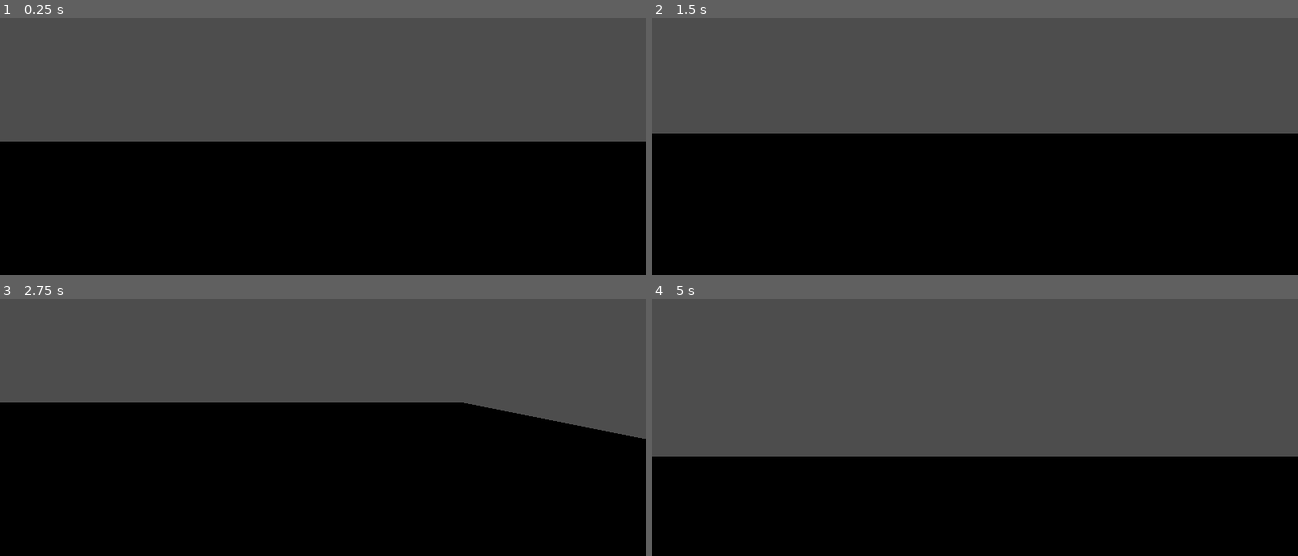
Above: before the commit, frames 1-4 (two rows, left to right).
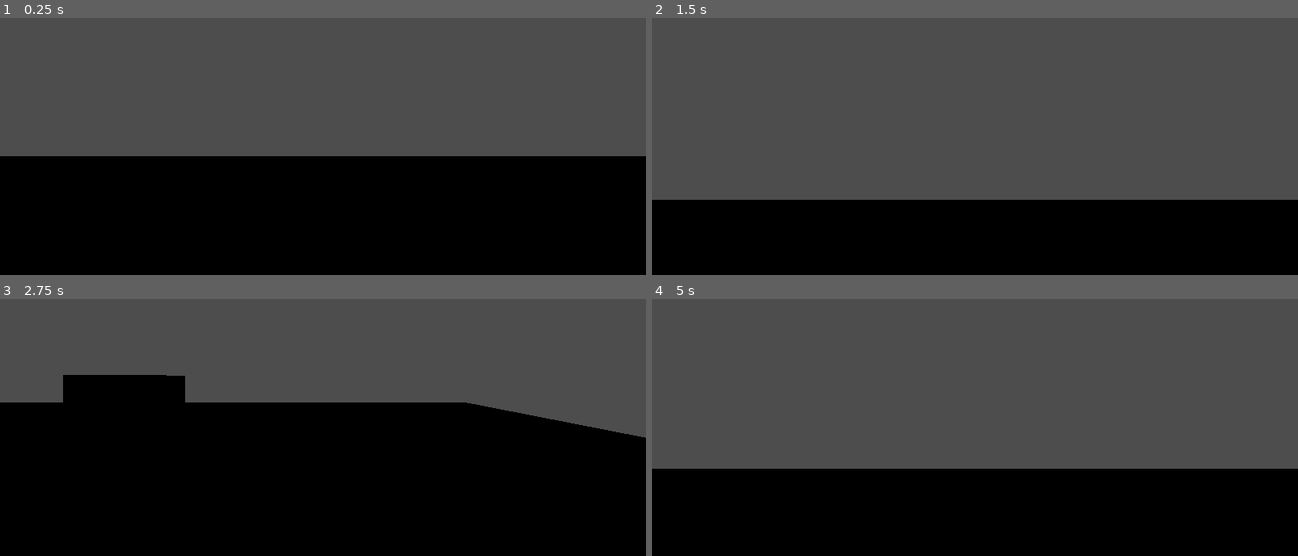
Above: after the commit, the same moments.

Repository: bombom1298/Cube-Escape
Game: Godot game, scene res://main.tscn
The game is run twice, just before and just after one commit, with the same random seed, the same clock (stepped at 60 frames per second) and the same inputs. The project has no main scene, so this scene is started directly.
Inputs:
- Up to frame 1 (0.25 s): no input
- Up to frame 2 (1.5 s): tap Enter (ui_accept) at 0.5, 0.77 s; hold Right (ui_right) 0.53-1.28 s; hold Down (ui_down) from 1.28 s (still down)
- Up to frame 3 (2.75 s): tap Enter (ui_accept) at 1.52 s; release Down (ui_down) at 2.03 s; hold Right (ui_right) from 2.03 s (still down)
- Up to frame 4 (5 s): release Right (ui_right) at 2.78 s; hold Up (ui_up) 2.78-3.53 s; tap Enter (ui_accept) at 3.02, 3.77, 4.25, 4.52 s; hold Left (ui_left) from 3.53 s (still down)

The runs differ from the first frame. In frame 1, 5.7% of the frame differs, in the area x 0-100%, y 48-54%; in frame 2, 26%, in the area x 0-100%, y 44-71%; in frame 3, 2.1%; in frame 4, 4.7%.

Commit message:
Add movable cube

Diff:
--- a/main.tscn
+++ b/main.tscn
@@ -8,6 +8,11 @@
 [sub_resource type="BoxMesh" id="BoxMesh_ig7tw"]
 
 [sub_resource type="CapsuleShape3D" id="CapsuleShape3D_7dm0k"]
+
+[sub_resource type="BoxMesh" id="BoxMesh_0xm2m"]
+
+[sub_resource type="BoxShape3D" id="BoxShape3D_h2yge"]
+size = Vector3(1.201416, 1.0444336, 1.1275024)
 
 [node name="Main" type="Node3D" unique_id=1110585777]
 
@@ -22,6 +27,7 @@
 mesh = SubResource("BoxMesh_ig7tw")
 
 [node name="Player" type="CharacterBody3D" parent="." unique_id=274964154]
+transform = Transform3D(1, 0, 0, 0, 1, 0, 0, 0, 1, 0, 0.66224945, 0)
 script = ExtResource("1_ig7tw")
 
 [node name="Camera3D" type="Camera3D" parent="Player" unique_id=390457135]
@@ -30,3 +36,13 @@
 [node name="CollisionShape3D" type="CollisionShape3D" parent="Player" unique_id=1679781931]
 transform = Transform3D(1, 0, 0, 0, 1, 0, 0, 0, 1, 0, 1.4702091, -0.18345094)
 shape = SubResource("CapsuleShape3D_7dm0k")
+
+[node name="Cube" type="RigidBody3D" parent="." unique_id=821461093]
+
+[node name="MeshInstance3D" type="MeshInstance3D" parent="Cube" unique_id=716878184]
+transform = Transform3D(1, 0, 0, 0, 1, 0, 0, 0, 1, 2, 1, 0)
+mesh = SubResource("BoxMesh_0xm2m")
+
+[node name="CollisionShape3D" type="CollisionShape3D" parent="Cube" unique_id=623899056]
+transform = Transform3D(1, 0, 0, 0, 1, 0, 0, 0, 1, 2, 1, 0)
+shape = SubResource("BoxShape3D_h2yge")
